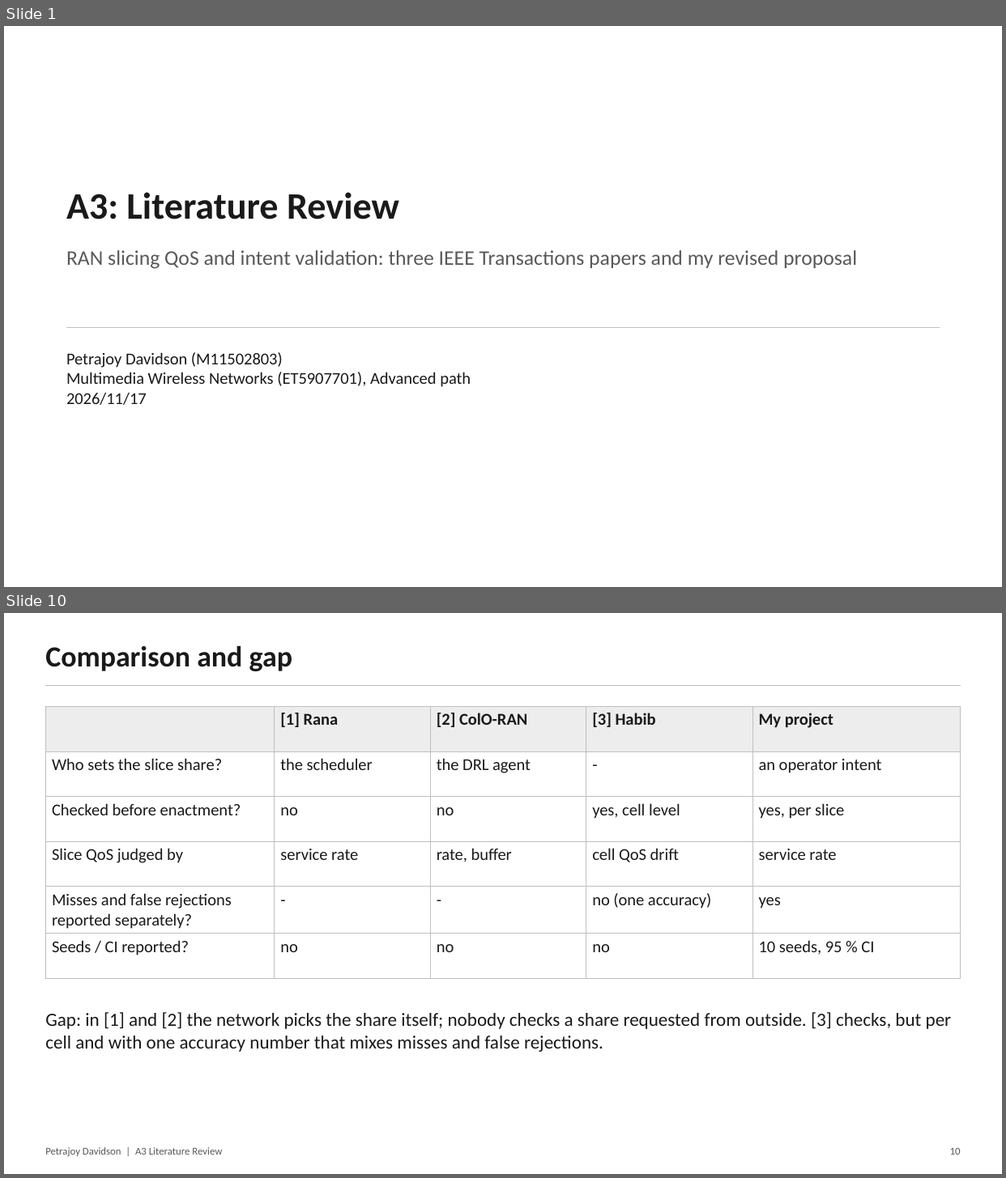
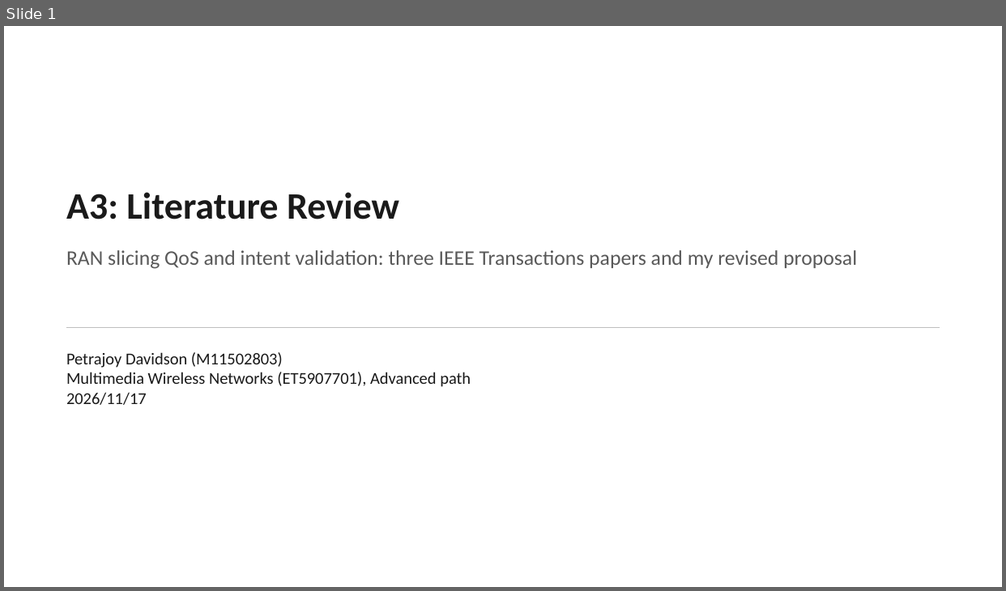
Before and after one commit to petrajoyd/MWN-2026-M11502803-Petrajoy-Davidson, a slide deck: A3-literature-review/presentation/A3-literature-review.pptx. Shown one above the other, each under a label of ours: slides 1 and 10 before the commit, slide 1 after it; the slides between them are not shown. The pictures are 1006x1178 and 1006x591 pixels, drawn with LibreOffice and Linux fonts; fonts in the diff are those of the drawing. Boxes give left, top, right and bottom in pixels: in the first picture for what was removed or moved away, otherwise in the second. Text is boxed around its words. In the diff, an @@ line names an element or a change of style, - is before the commit and + after.

```diff
--- a/A3-literature-review/presentation/A3-literature-review.pptx
+++ b/A3-literature-review/presentation/A3-literature-review.pptx
@@ slide 10 removed at [4, 613, 1002, 1174], background #FFFFFF @@
@@ text removed at [45, 645, 292, 671] @@
-Comparison and gap
@@ line removed from (46, 686) to (961, 686) @@
@@ table removed at [46, 707, 961, 977], 6 rows, 5 columns @@
- | [1] Rana | [2] ColO-RAN | [3] Habib | My project
-Who sets the slice share? | the scheduler | the DRL agent | - | an operator intent
-Checked before enactment? | no | no | yes, cell level | yes, per slice
-Slice QoS judged by | service rate | rate, buffer | cell QoS drift | service rate
-Misses and false rejections reported separately? | - | - | no (one accuracy) | yes
-Seeds / CI reported? | no | no | no | 10 seeds, 95 % CI
@@ text removed at [45, 1012, 952, 1049] @@
-Gap: in [1] and [2] the network picks the share itself; nobody checks a share requested from outside. [3] checks, but per cell and with one accuracy number that mixes misses and false rejections.
@@ text removed at [45, 1148, 222, 1157] @@
-Petrajoy Davidson | A3 Literature Review
@@ text removed at [950, 1148, 961, 1155] @@
-10
```
Also in this commit, not shown: 4 slides changed, 8 slides added, 6 other slides removed, 8 other files.
